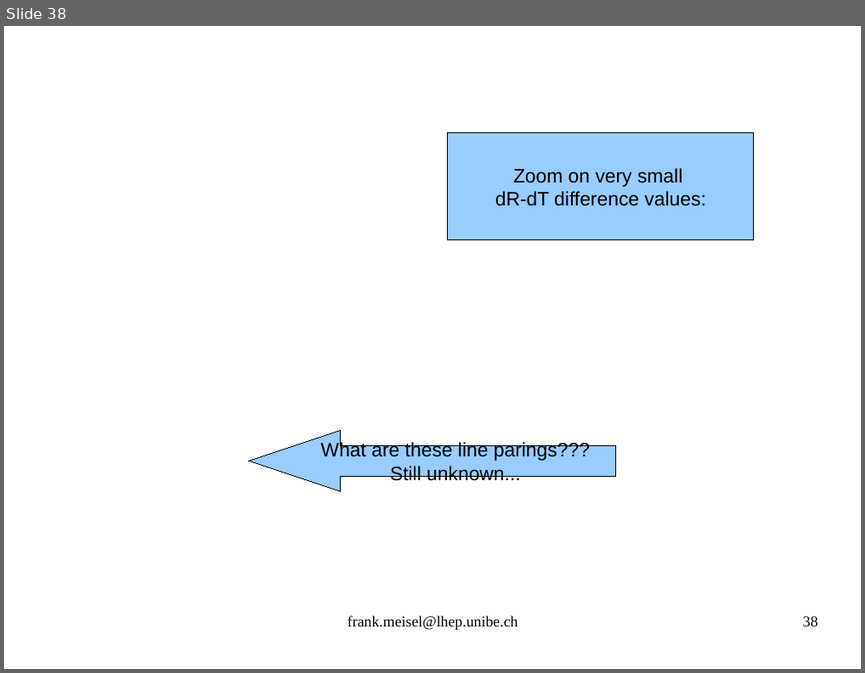
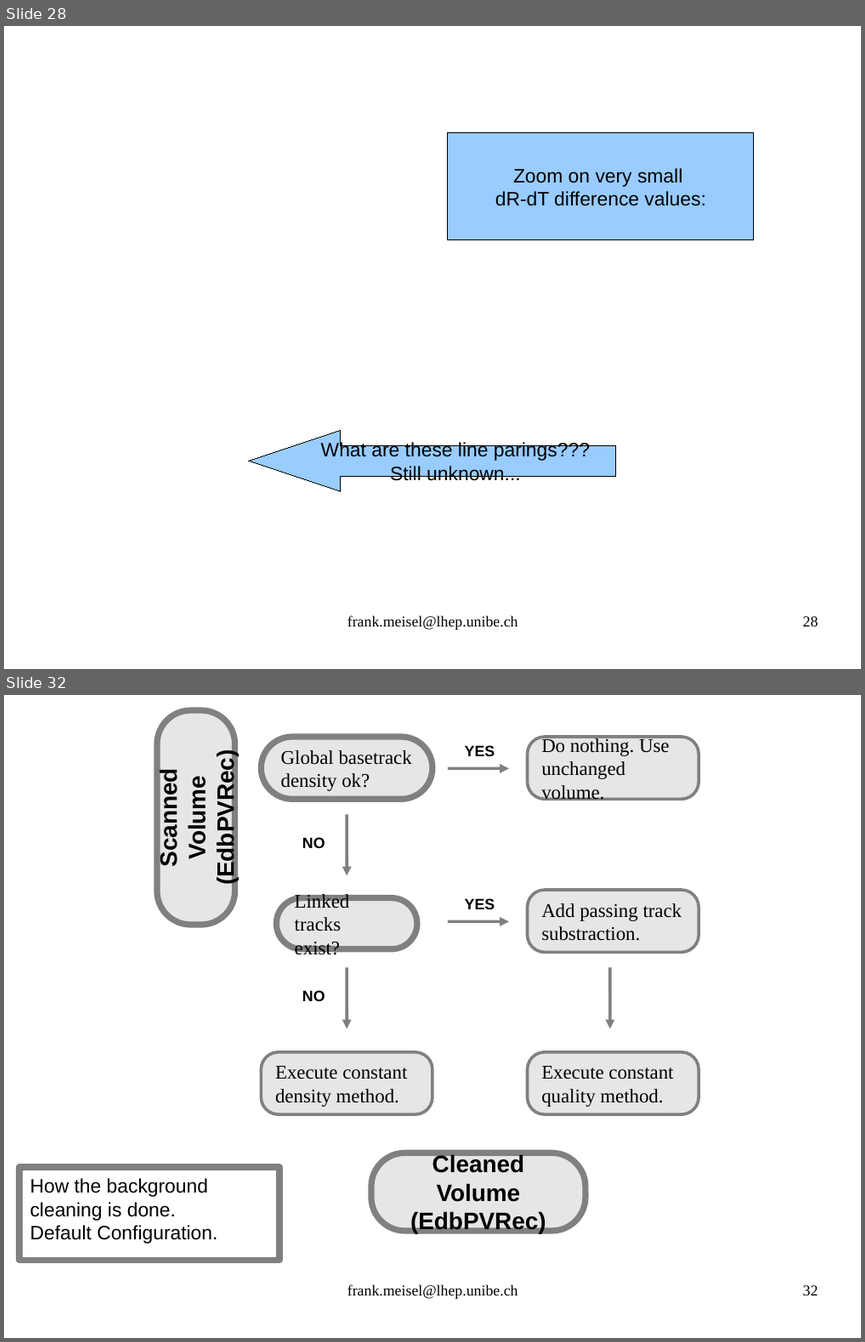
Before and after one commit to antonioiuliano2/fedra, a slide deck: src/libShower/documentation/libShowerMANUAL.odp. Shown one above the other, each under a label of ours: slide 38 before the commit, slides 28 and 32 after it; the slides between them are not shown. The pictures are 865x673 and 865x1342 pixels, drawn with LibreOffice and Linux fonts; fonts in the diff are those of the drawing; background and template pictures are left out. Boxes give left, top, right and bottom in pixels: in the first picture for what was removed or moved away, otherwise in the second. Text is boxed around its words. In the diff, an @@ line names an element or a change of style, - is before the commit and + after.

```diff
--- a/src/libShower/documentation/libShowerMANUAL.odp
+++ b/src/libShower/documentation/libShowerMANUAL.odp
@@ slide 32 added at bbox=[4, 695, 861, 1338], background #FFFFFF @@
@@ rounded rectangle added at bbox=[157, 709, 235, 925], fill #E6E6E6, outline #808080 5.67 pt, 22 pt, text #000000, bold @@
+Scanned Volume
+(EdbPVRec)
@@ rounded rectangle added at bbox=[262, 737, 432, 800], fill #E6E6E6, outline #808080 5.67 pt, 18 pt, text #000000 @@
+Global basetrack
+density ok?
@@ rounded rectangle added at bbox=[528, 737, 698, 800], fill #E6E6E6, outline #808080 2.83 pt, 18 pt, text #000000 @@
+Do nothing. Use
+unchanged volume.
@@ group added at bbox=[302, 745, 510, 875]: 2 arrows, 2 texts @@
+NO
+YES
@@ rounded rectangle added at bbox=[276, 898, 417, 949], fill #E6E6E6, outline #808080 5.67 pt, 18 pt, text #000000 @@
+Linked tracks
+exist?
@@ rounded rectangle added at bbox=[528, 891, 698, 953], fill #E6E6E6, outline #808080 2.83 pt, 18 pt, text #000000 @@
+Add passing track
+substraction.
@@ group added at bbox=[302, 898, 510, 1028]: 2 arrows, 2 texts @@
+NO
+YES
@@ arrow added from (610, 967) to (610, 1028), #808080 2.83 pt @@
@@ rounded rectangle added at bbox=[262, 1052, 432, 1114], fill #E6E6E6, outline #808080 2.83 pt, 18 pt, text #000000 @@
+Execute constant
+density method.
@@ rounded rectangle added at bbox=[528, 1052, 698, 1114], fill #E6E6E6, outline #808080 2.83 pt, 18 pt, text #000000 @@
+Execute constant
+quality method.
@@ rounded rectangle added at bbox=[371, 1153, 585, 1231], fill #E6E6E6, outline #808080 5.67 pt, 22 pt, text #000000, bold @@
+Cleaned Volume
+(EdbPVRec)
@@ rectangle added at bbox=[19, 1167, 280, 1260], outline #808080 5.67 pt, 18 pt, text #000000 @@
+How the background cleaning is done.
+Default Configuration.
@@ text added at bbox=[347, 1284, 518, 1299], 14 pt, text #000000 @@
+frank.meisel@lhep.unibe.ch
@@ page number added at bbox=[803, 1285, 818, 1295], 14 pt, text #000000 @@
+32
@@ what was slide 38 is now slide 28 @@
@@ page number at bbox=[803, 616, 818, 626]: text changed @@
-38
+28
```
Also in this commit, not shown: 19 slides changed, 3 other slides added, 12 slides removed, 3 other files.
